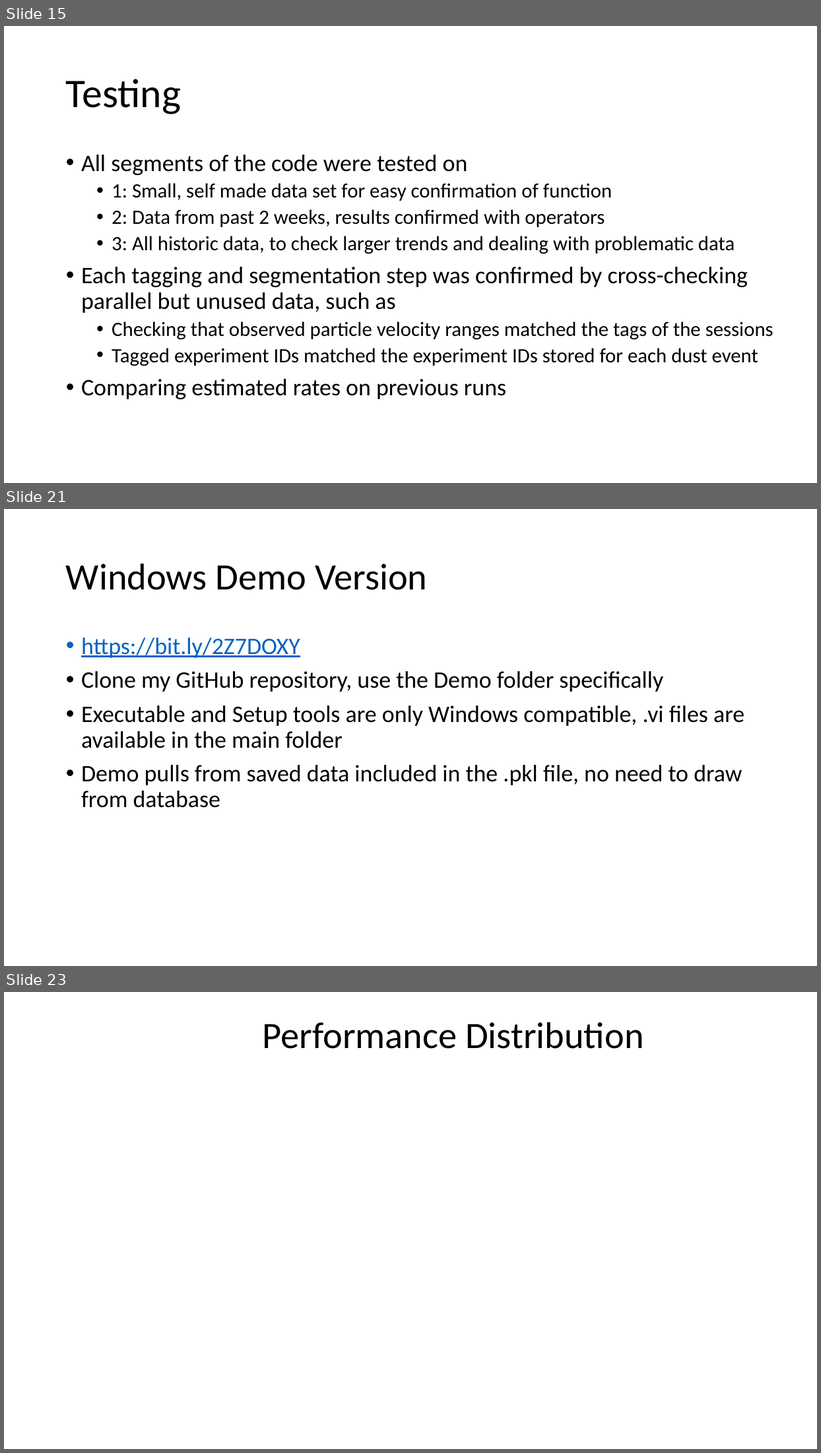
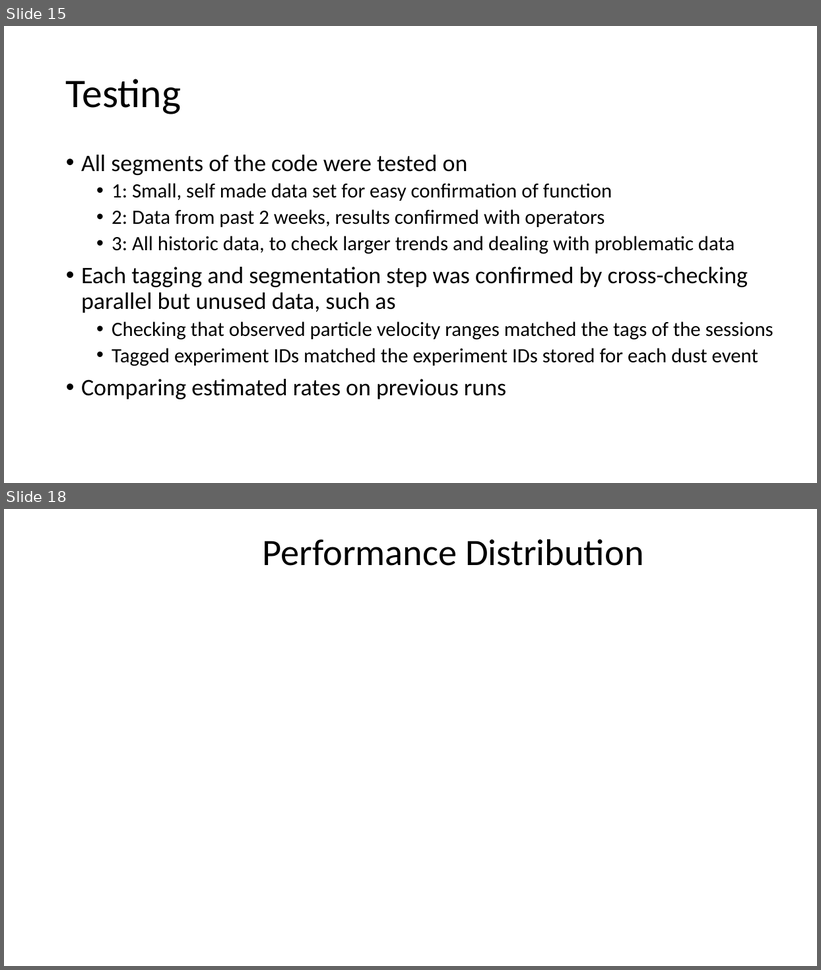
Before and after one commit to nathan-m-schneider-22/Dust-Accelerator-Database-Analysis, a slide deck: Dust_Data_Project.pptx. Shown one above the other, each under a label of ours: slides 15, 21 and 23 before the commit, slides 15 and 18 after it; the slides between them are not shown. The pictures are 821x1453 and 821x970 pixels, drawn with LibreOffice and Linux fonts; fonts in the diff are those of the drawing; background and template pictures are left out. Boxes give left, top, right and bottom in pixels: in the first picture for what was removed or moved away, otherwise in the second. Text is boxed around its words. In the diff, an @@ line names an element or a change of style, - is before the commit and + after.

```diff
--- a/Dust_Data_Project.pptx
+++ b/Dust_Data_Project.pptx
@@ slide 21 removed at (x1=4, y1=509, x2=817, y2=966), background #FFFFFF @@
@@ title removed at (x1=66, y1=563, x2=427, y2=590) @@
-Windows Demo Version
@@ text removed at (x1=81, y1=638, x2=745, y2=808) @@
-• https://bit.ly/2Z7DOXY
-• Clone my GitHub repository, use the Demo folder specifically
-• Executable and Setup tools are only Windows compatible, .vi files are available in the main folder
-• Demo pulls from saved data included in the .pkl file, no need to draw from database
@@ what was slide 23 is now slide 18 @@
```
Also in this commit, not shown: 7 slides changed, 9 slides added, 10 other slides removed, 14 other files.
